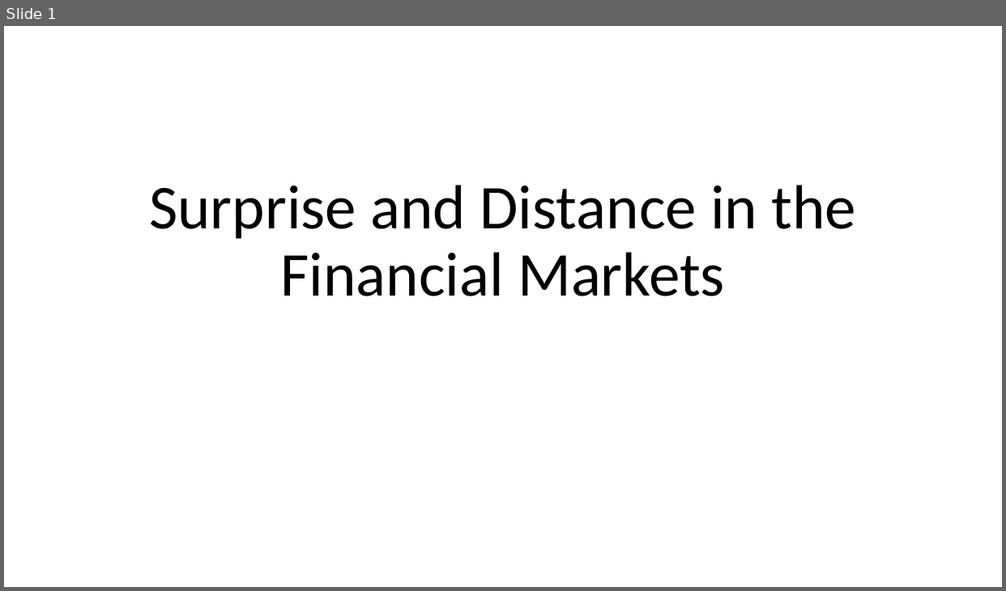
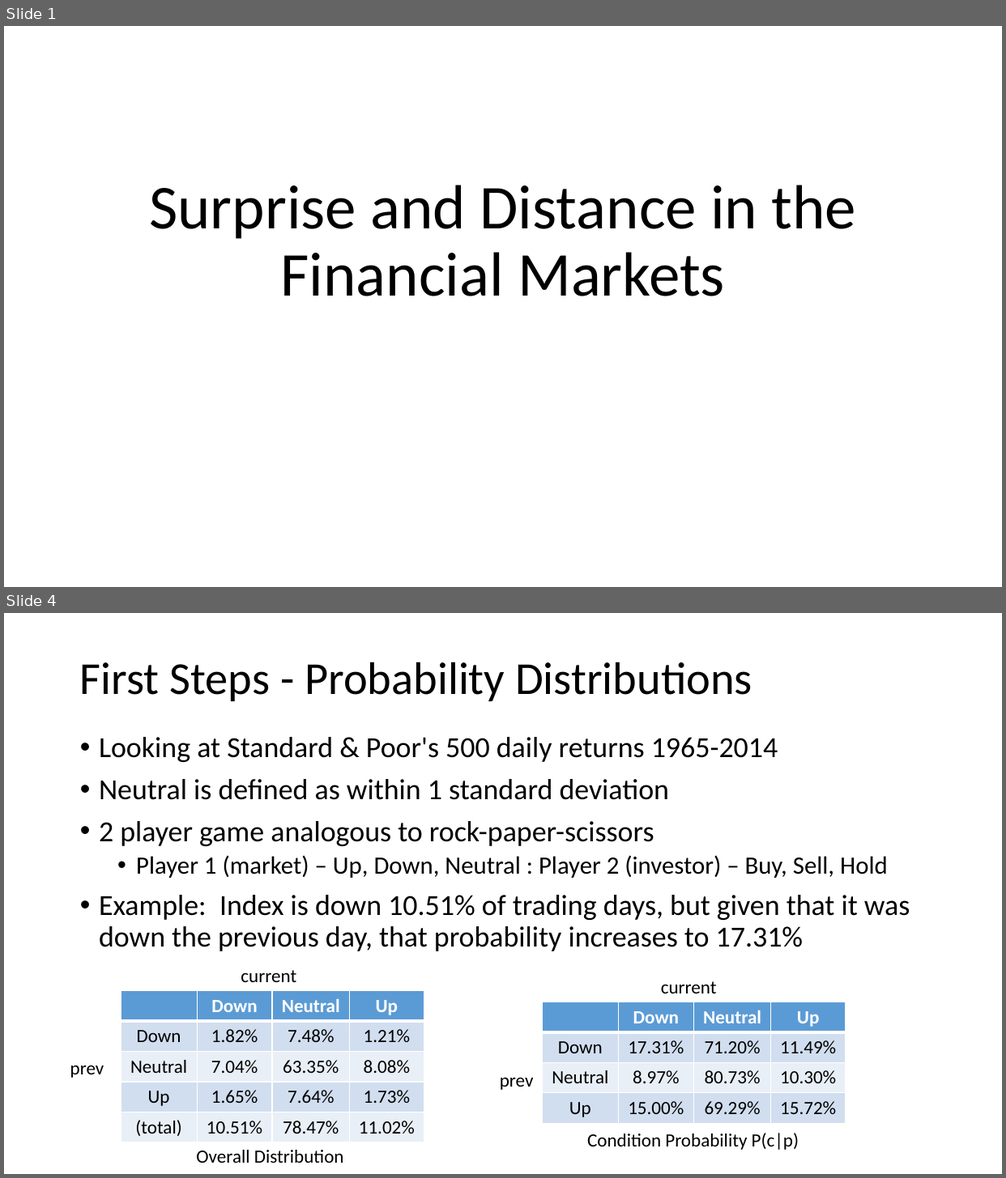
Before and after one commit to smccaula/LSSP_Hackathon, a slide deck: slides/hackathon.pptx. Shown one above the other, each under a label of ours: slide 1 before the commit, slides 1 and 4 after it; the slides between them are not shown. The pictures are 1006x591 and 1006x1178 pixels, drawn with LibreOffice and Linux fonts; fonts in the diff are those of the drawing. Boxes give left, top, right and bottom in pixels: in the first picture for what was removed or moved away, otherwise in the second. Text is boxed around its words. In the diff, an @@ line names an element or a change of style, - is before the commit and + after.

Commit message:
added slides
first result section, on distribution and conditional probabilities, is
largely complete.  second section will be on surprise.

```diff
--- a/slides/hackathon.pptx
+++ b/slides/hackathon.pptx
@@ slide 4 added at bbox=[4, 613, 1002, 1174], background #FFFFFF @@
@@ title added at bbox=[80, 662, 752, 701], 44 pt, text #000000 @@
+First Steps - Probability Distributions
@@ text added at bbox=[99, 737, 910, 952], 28 pt, text #000000 @@
+• Looking at Standard & Poor's 500 daily returns 1965-2014
+• Neutral is defined as within 1 standard deviation
+• 2 player game analogous to rock-paper-scissors
+  • Player 1 (market) – Up, Down, Neutral : Player 2 (investor) – Buy, Sell, Hold
+• Example: Index is down 10.51% of trading days, but given that it was down the previous day, that probability increases to 17.31%
@@ text added at bbox=[241, 970, 296, 982], 18 pt, text #000000 @@
+current
@@ table added at bbox=[121, 991, 424, 1143], 5 rows, 4 columns @@
+ | Down | Neutral | Up
+Down | 1.82% | 7.48% | 1.21%
+Neutral | 7.04% | 63.35% | 8.08%
+Up | 1.65% | 7.64% | 1.73%
+(total) | 10.51% | 78.47% | 11.02%
@@ text added at bbox=[661, 982, 717, 994], 18 pt, text #000000 @@
+current
@@ table added at bbox=[543, 1003, 846, 1123], 4 rows, 4 columns @@
+ | Down | Neutral | Up
+Down | 17.31% | 71.20% | 11.49%
+Neutral | 8.97% | 80.73% | 10.30%
+Up | 15.00% | 69.29% | 15.72%
@@ text added at bbox=[70, 1065, 104, 1078], 18 pt, text #000000 @@
+prev
@@ text added at bbox=[500, 1077, 534, 1090], 18 pt, text #000000 @@
+prev
@@ text added at bbox=[587, 1133, 799, 1150], 18 pt, text #000000 @@
+Condition Probability P(c|p)
@@ text added at bbox=[196, 1150, 344, 1163], 18 pt, text #000000 @@
+Overall Distribution
```
Also in this commit, not shown: 3 slides changed, 1 other slide added, 1 other file.
